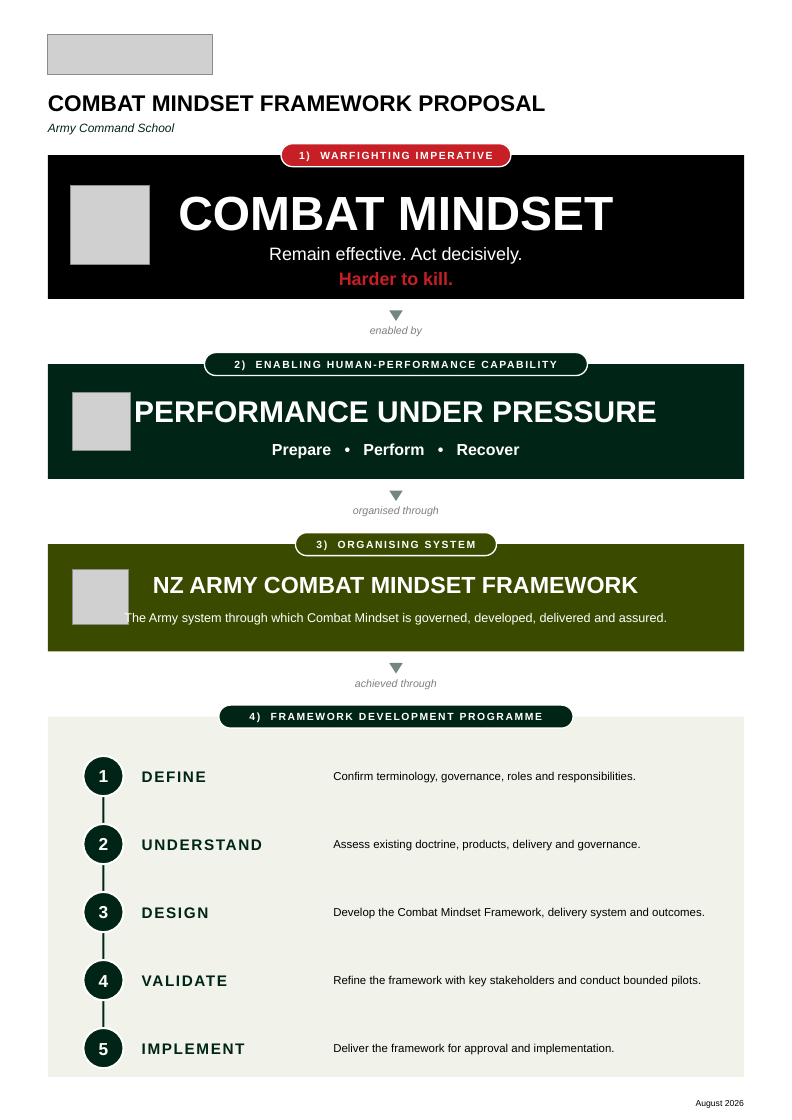
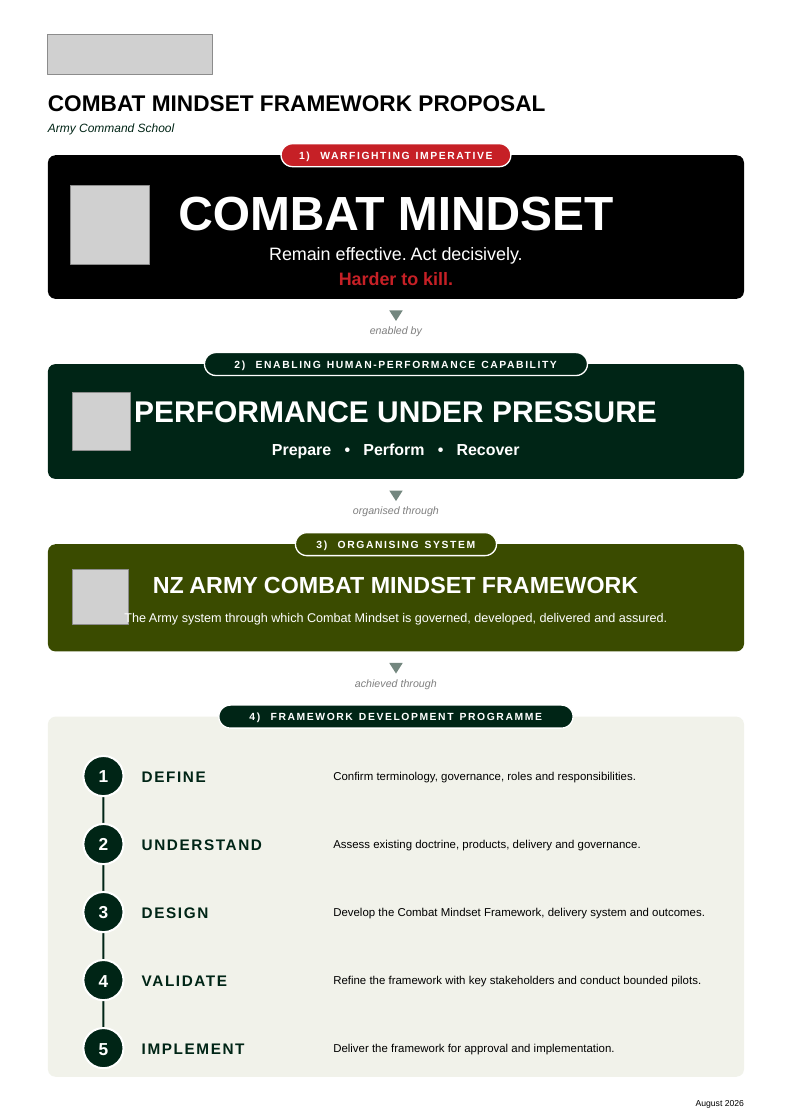
Before and after one commit to TacEdge/PUP, a slide deck: slide 1 of output/combat-mindset-onepager-portrait.pptx. Drawn at 792x1120 pixels with LibreOffice and Linux fonts; fonts in the diff are those of the drawing; grey boxes stand for pictures. Boxes give left, top, right and bottom in pixels: in the first picture for what was removed or moved away, otherwise in the second. Text is boxed around its words. In the diff, an @@ line names an element or a change of style, - is before the commit and + after.

```diff
--- a/output/combat-mindset-onepager-portrait.pptx
+++ b/output/combat-mindset-onepager-portrait.pptx
@@ rectangle to rounded rectangle in 4 elements at box(48, 155, 744, 299), box(48, 364, 744, 479), box(48, 544, 744, 651), box(48, 716, 744, 1076) @@
```
Also in this commit, not shown: 5 other files.
